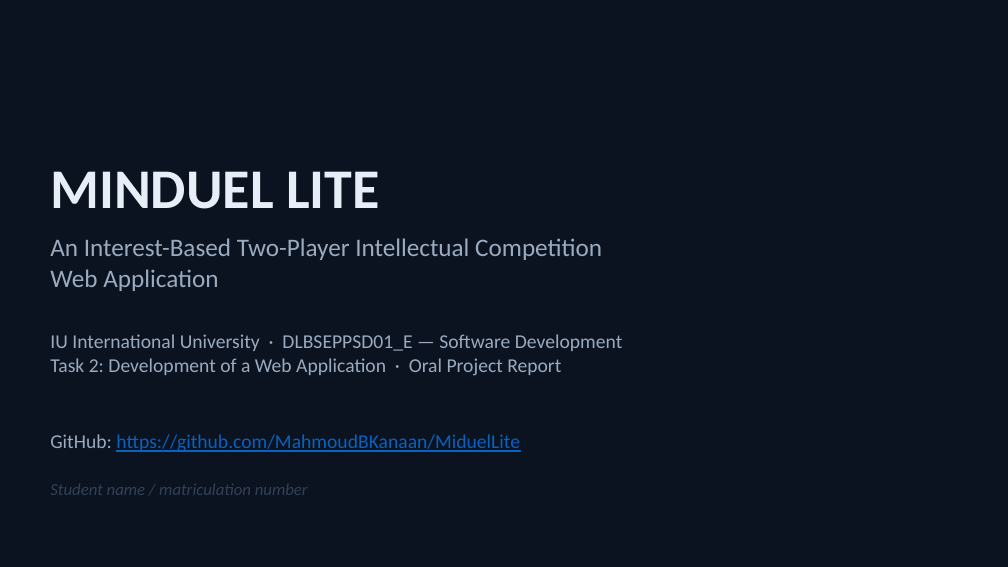
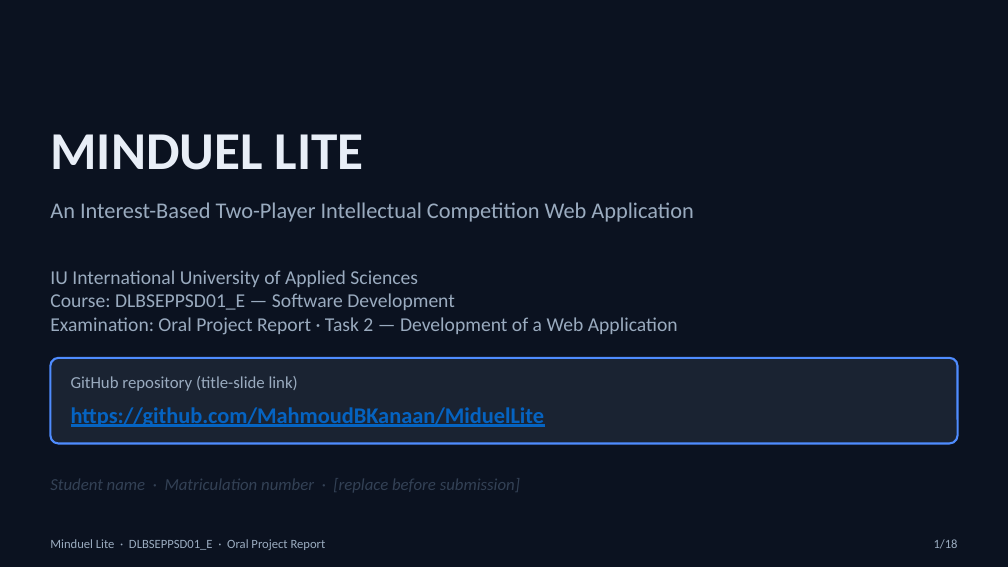
Before and after one commit to MahmoudBKanaan/MiduelLite, a slide deck: slide 1 of docs/presentation/MinduelLite-Oral-Project-Report.pptx. Drawn at 1008x567 pixels with LibreOffice and Linux fonts; fonts in the diff are those of the drawing. Boxes give left, top, right and bottom in pixels: in the first picture for what was removed or moved away, otherwise in the second. Text is boxed around its words. In the diff, an @@ line names an element or a change of style, - is before the commit and + after.

Commit message:
Strengthen oral presentation: APA figures/bibliography, GitHub title block, process focus.

```diff
--- a/docs/presentation/MinduelLite-Oral-Project-Report.pptx
+++ b/docs/presentation/MinduelLite-Oral-Project-Report.pptx
@@ text "MINDUEL LITE" moved from (x1=50, y1=171, x2=380, y2=209) to (x1=50, y1=134, x2=364, y2=170) @@
@@ text "MINDUEL LITE" at (x1=50, y1=134, x2=364, y2=170): size 40 to 38 pt @@
@@ text at (x1=50, y1=202, x2=693, y2=222): text changed; size 18 to 16 pt @@
-An Interest-Based Two-Player Intellectual Competition
-Web Application
+An Interest-Based Two-Player Intellectual Competition Web Application
@@ text at (x1=50, y1=270, x2=678, y2=335): text changed @@
-IU International University · DLBSEPPSD01_E — Software Development
-Task 2: Development of a Web Application · Oral Project Report
+IU International University of Applied Sciences
+Course: DLBSEPPSD01_E — Software Development
+Examination: Oral Project Report · Task 2 — Development of a Web Application
@@ rounded rectangle added at (x1=50, y1=358, x2=958, y2=444), fill #1A2332, outline #4F8CFF 1.5 pt @@
@@ text added at (x1=71, y1=376, x2=298, y2=391), 12 pt, text #9AABBF @@
+GitHub repository (title-slide link)
@@ text at (x1=71, y1=407, x2=545, y2=427): text changed; size 14 to 16 pt; bold on @@
-GitHub: https://github.com/MahmoudBKanaan/MiduelLite
+https://github.com/MahmoudBKanaan/MiduelLite
@@ text at (x1=50, y1=478, x2=520, y2=492): text changed @@
-Student name / matriculation number
+Student name · Matriculation number · [replace before submission]
@@ text added at (x1=50, y1=539, x2=326, y2=550), 9 pt, text #9AABBF @@
+Minduel Lite · DLBSEPPSD01_E · Oral Project Report
@@ text added at (x1=934, y1=539, x2=958, y2=549), 9 pt, text #9AABBF @@
+1/18
```
Also in this commit, not shown: 8 other slides changed, 9 slides added, 8 slides removed, 2 other files.
